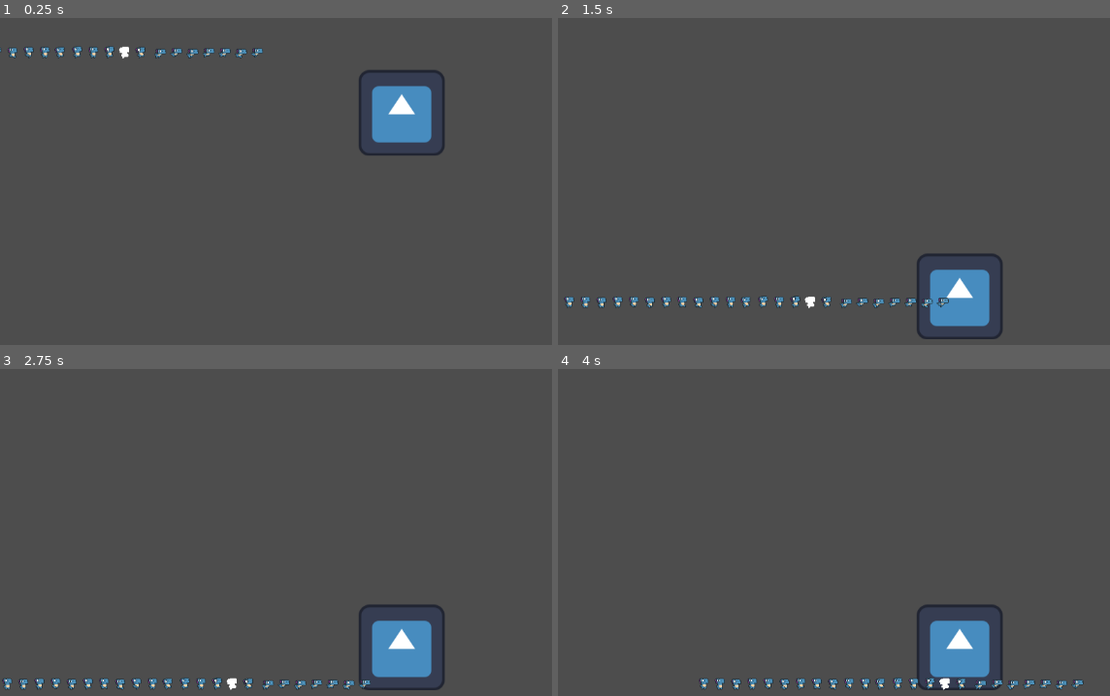
Above: before the commit, frames 1-4 (two rows, left to right).
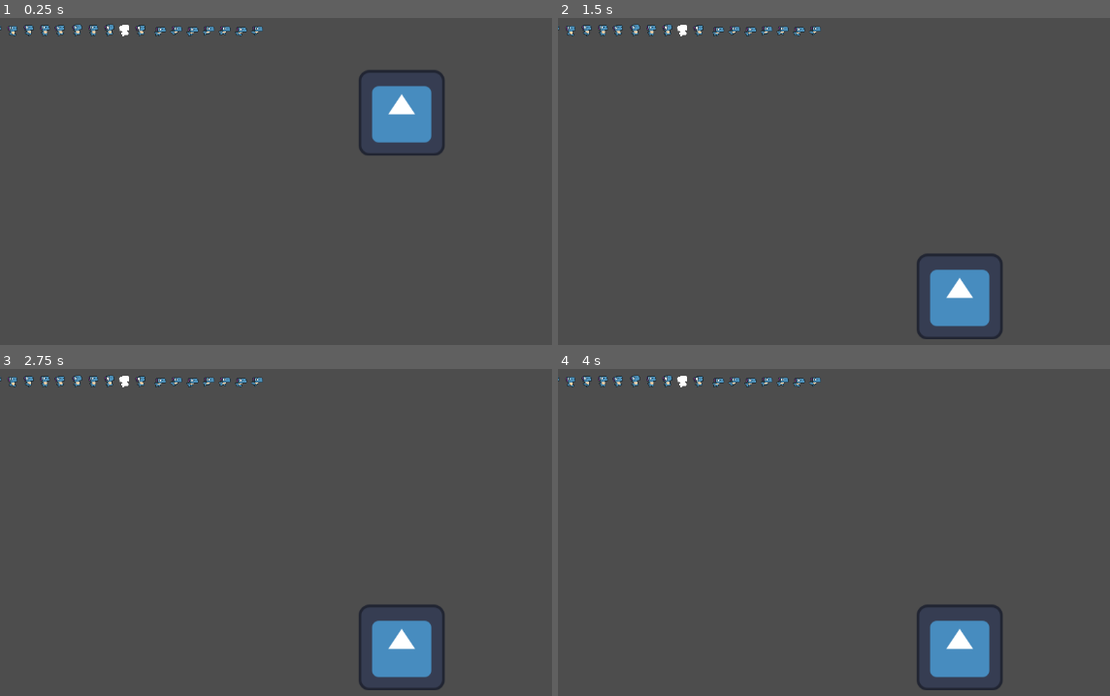
Above: after the commit, the same moments.

Repository: CCV-JamesNye/week-6-full-game-actual
Game: Godot game, scene res://Whole project/node_2d.tscn
The game is run twice, just before and just after one commit, with the same random seed, the same clock (stepped at 60 frames per second) and the same inputs. The project has no main scene, so this scene is started directly. The engine's default icon, where the game draws it, is replaced by a stand-in: a white triangle on a blue panel in a dark square.
Inputs:
- Up to frame 1 (0.25 s): no input
- Up to frame 2 (1.5 s): hold Space (jump) 0.53-1.28 s; hold Right (move_right) from 0.53 s (still down); tap Enter at 1.25 s; tap Space (jump) at 1.35 s
- Up to frame 3 (2.75 s): tap Space (jump) at 1.52, 1.82 s; release Right (move_right) at 2.03 s; hold A (move_left) from 2.03 s (still down); hold Space (jump) from 2.03 s (still down)
- Up to frame 4 (4 s): release A (move_left) at 2.78 s; release Space (jump) at 2.78 s; hold Right (move_right) from 2.78 s (still down); tap Space (jump) at 2.85, 3.02, 3.32 s; hold Space (jump) from 3.53 s (still down)

The runs differ from the first frame. In frame 1, 1.4% of the frame differs, in the area x 0-48%, y 2-13%; in frame 2, 1.7%, in the area x 0-71%, y 2-89%; in frame 3, 1.7%; in frame 4, 1.7%.
Error after the commit: Parse Error: Unexpected identifier "fdasdf" in class body. (res://Whole)

Commit message:
week 6 full game initial commit

Diff:
--- a/Whole project/node_2d.tscn
+++ b/Whole project/node_2d.tscn
@@ -36,6 +36,8 @@
 position = Vector2(103, 65)
 collision_layer = 3
 script = ExtResource("2_ghs55")
+gravity = null
+jump_force = null
 
 [node name="Sprite2D" type="Sprite2D" parent="CharacterBody2D" unique_id=1682462110]
 position = Vector2(0, -12)
--- a/Whole project/scripts/player_character_body.gd
+++ b/Whole project/scripts/player_character_body.gd
@@ -34,3 +34,4 @@
 func _unhandled_input(event: InputEvent) -> void:
 	if event.is_action_pressed("jump") and is_on_floor():
 		velocity.y = jump_force
+fdasdf
